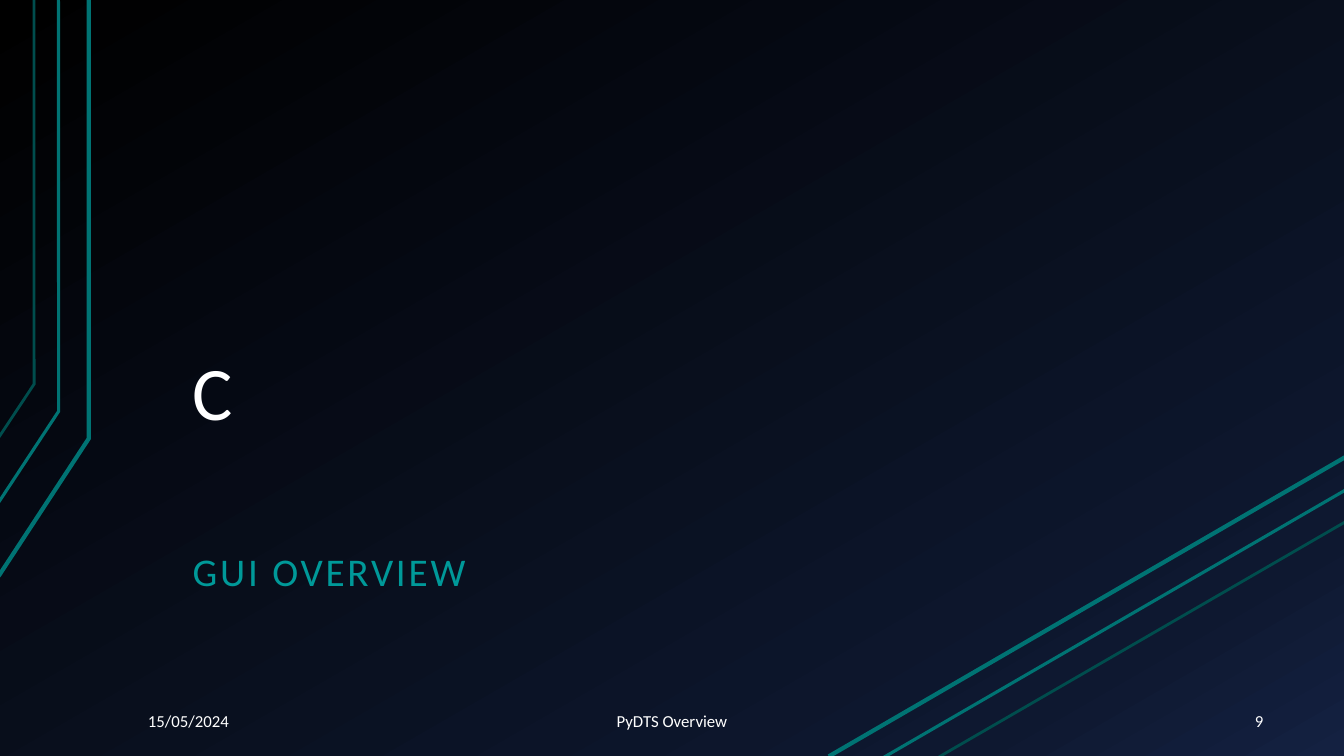
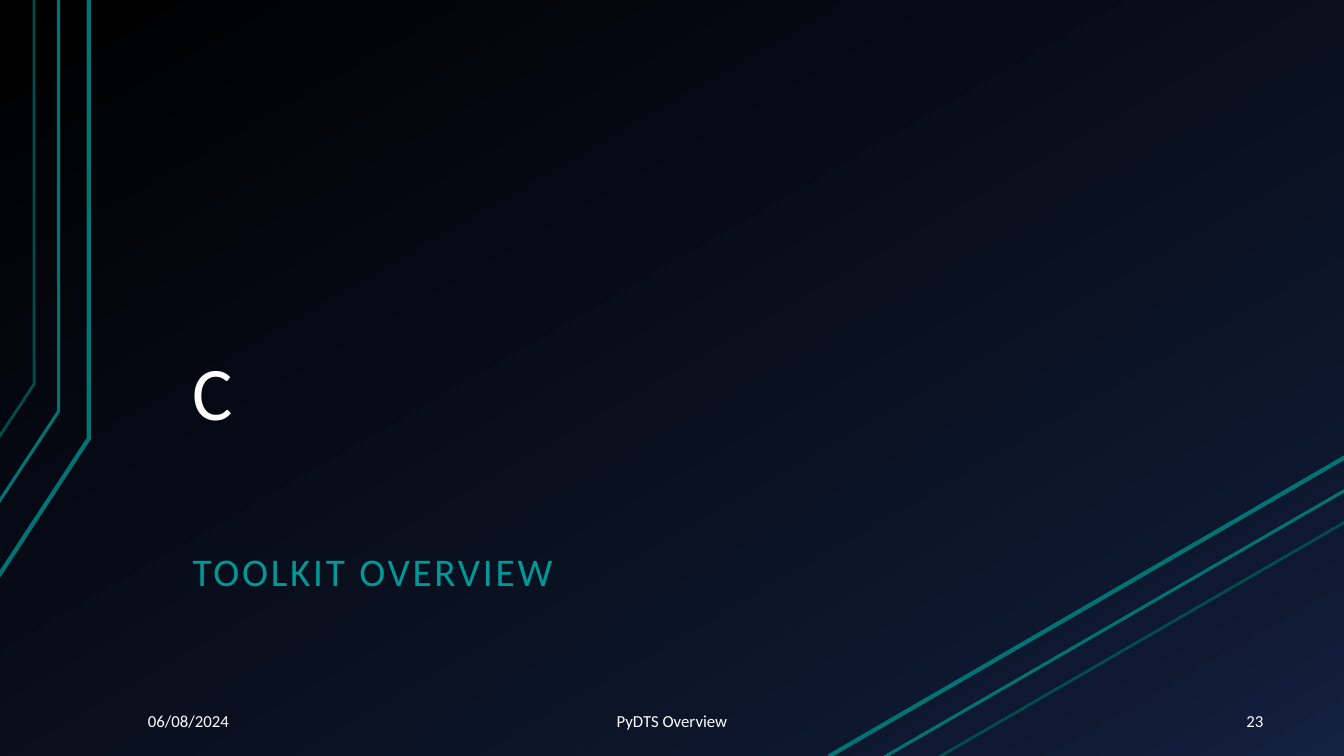
Before and after one commit to pascme05/PyPowerSim, a slide deck: slide 23 of docu/PR_240515_PyPowerSim_Tutorial.pptx (slide 9 before the commit). Drawn at 1344x756 pixels with LibreOffice and Linux fonts; fonts in the diff are those of the drawing. Boxes give left, top, right and bottom in pixels: in the first picture for what was removed or moved away, otherwise in the second. Text is boxed around its words. In the diff, an @@ line names an element or a change of style, - is before the commit and + after.

```diff
--- a/docu/PR_240515_PyPowerSim_Tutorial.pptx
+++ b/docu/PR_240515_PyPowerSim_Tutorial.pptx
@@ text at (193, 560, 552, 586): text changed @@
-GUI OVERVIEW
+TOOLKIT OVERVIEW
@@ text at (148, 715, 229, 728): text changed @@
-15/05/2024
+06/08/2024
@@ page number at (1246, 716, 1263, 727): text changed @@
-9
+23
```
Also in this commit, not shown: 17 other slides changed, 20 slides added, 1 other file.
